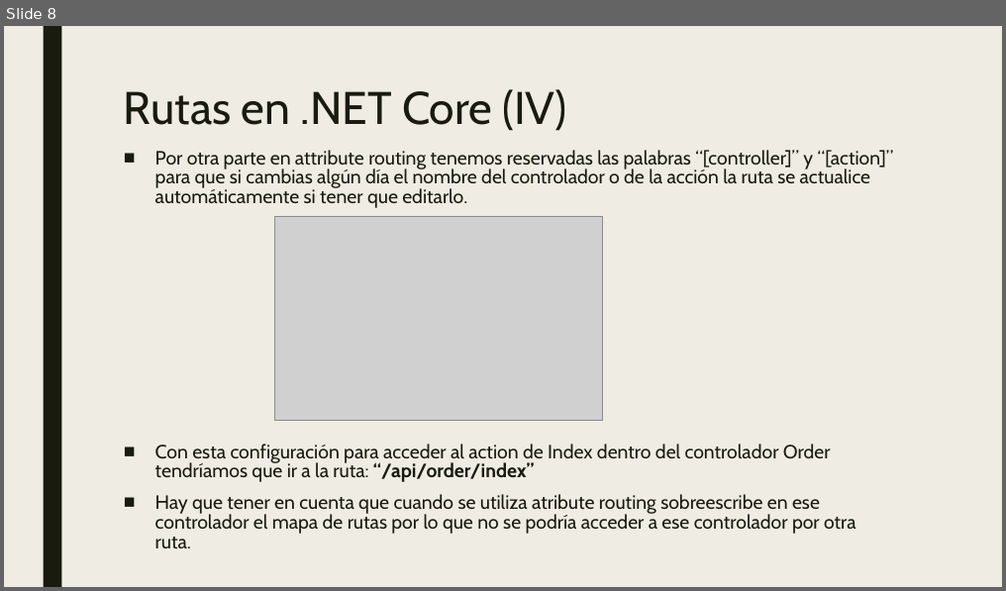
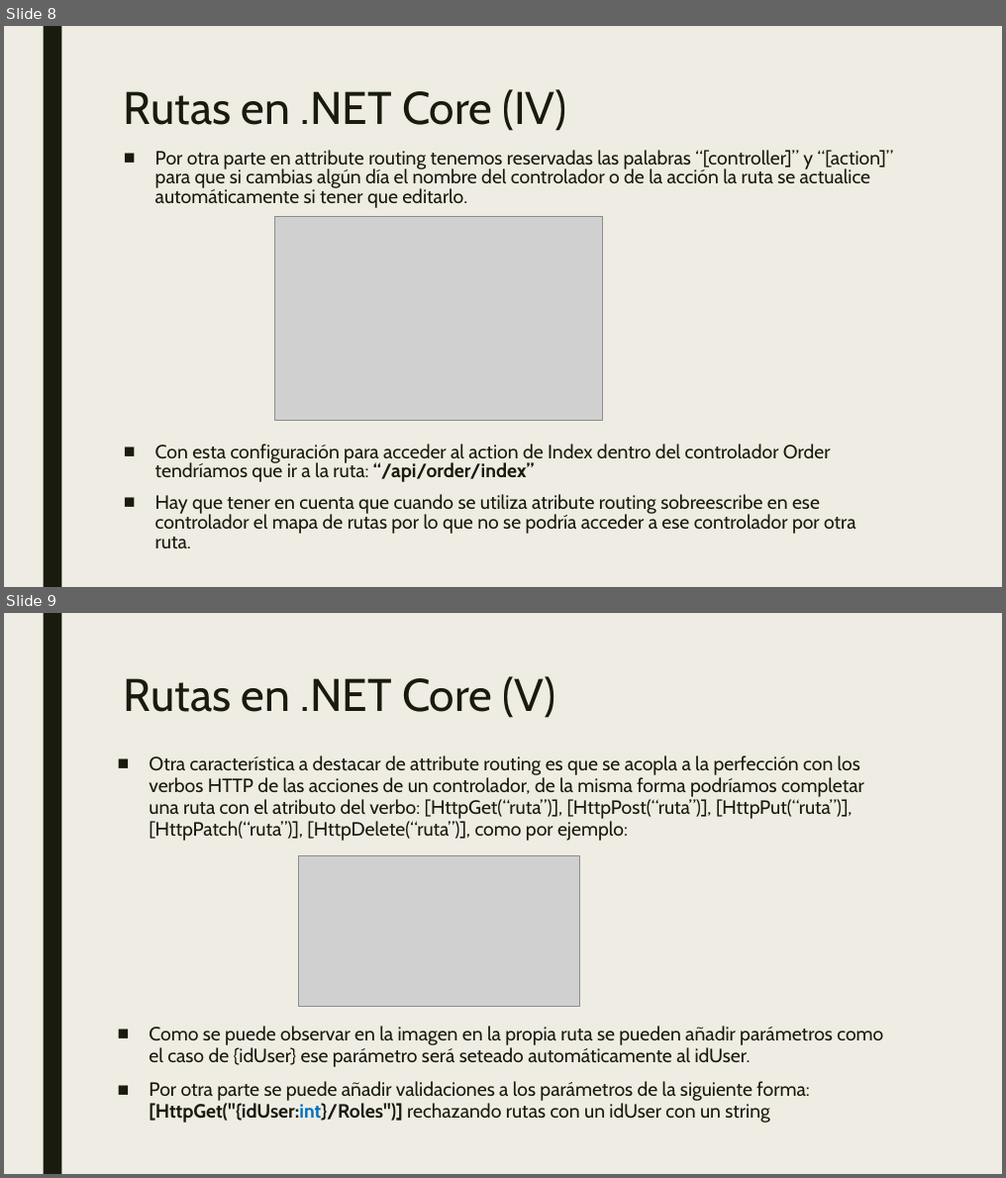
Before and after one commit to dadjh85/Demo4-Curso-.NetCore3.1, a slide deck: doc/Demo4- Curso .NET Core.pptx. Shown one above the other, each under a label of ours: slide 8 before the commit, slides 8 and 9 after it. The pictures are 1006x591 and 1006x1178 pixels, drawn with LibreOffice and Linux fonts; fonts in the diff are those of the drawing; grey boxes stand for pictures. Boxes give left, top, right and bottom in pixels: in the first picture for what was removed or moved away, otherwise in the second. Text is boxed around its words. In the diff, an @@ line names an element or a change of style, - is before the commit and + after.

Commit message:
* Added atributo ApiController

```diff
--- a/doc/Demo4- Curso .NET Core.pptx
+++ b/doc/Demo4- Curso .NET Core.pptx
@@ slide 9 added at box(4, 613, 1002, 1174), background #EFEDE3; not listed: 1 template element that a slide beside it also shows @@
@@ title added at box(124, 676, 556, 718), 44 pt, text #191B0E @@
+Rutas en .NET Core (V)
@@ text added at box(149, 756, 883, 1123), 18.5 pt, text #191B0E @@
+■ Otra característica a destacar de attribute routing es que se acopla a la perfección con los verbos HTTP de las acciones de un controlador, de la misma forma podríamos completar una ruta con el atributo del verbo: [HttpGet(“ruta”)], [HttpPost(“ruta”)], [HttpPut(“ruta”)], [HttpPatch(“ruta”)], [HttpDelete(“ruta”)], como por ejemplo:
+■ Como se puede observar en la imagen en la propia ruta se pueden añadir parámetros como el caso de {idUser} ese parámetro será seteado automáticamente al idUser.
+■ Por otra parte se puede añadir validaciones a los parámetros de la siguiente forma: [HttpGet("{idUser:int}/Roles")] rechazando rutas con un idUser con un string
@@ picture added at box(298, 856, 580, 1006) @@
```
Also in this commit, not shown: 1 slide changed, 2 other slides added, 8 other files.
